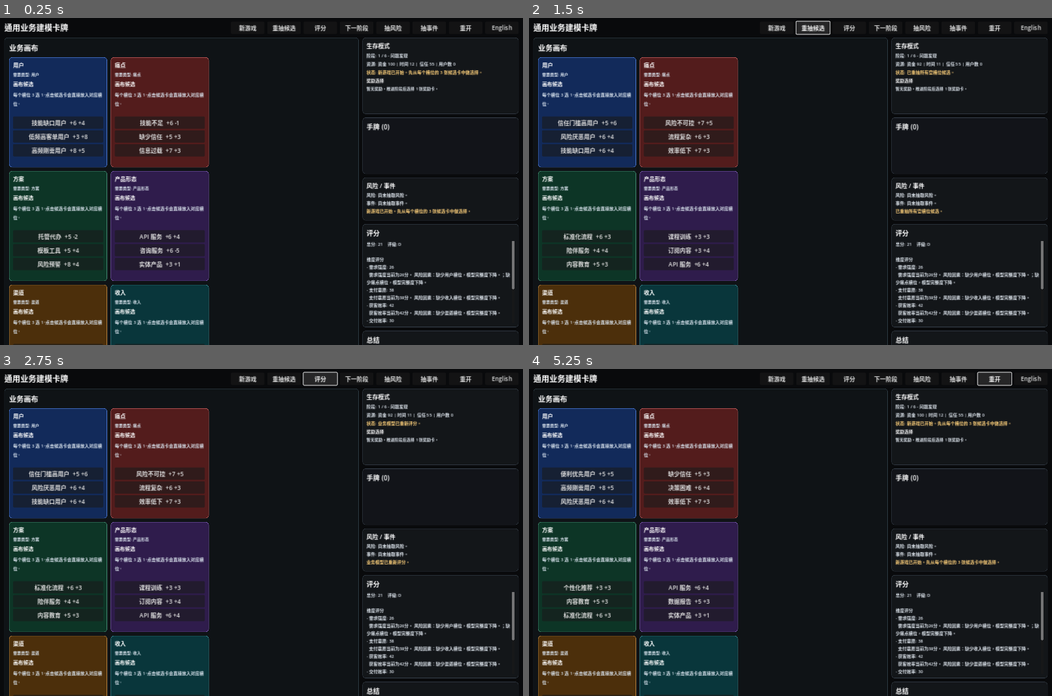
Above: before the commit, frames 1-4 (two rows, left to right).
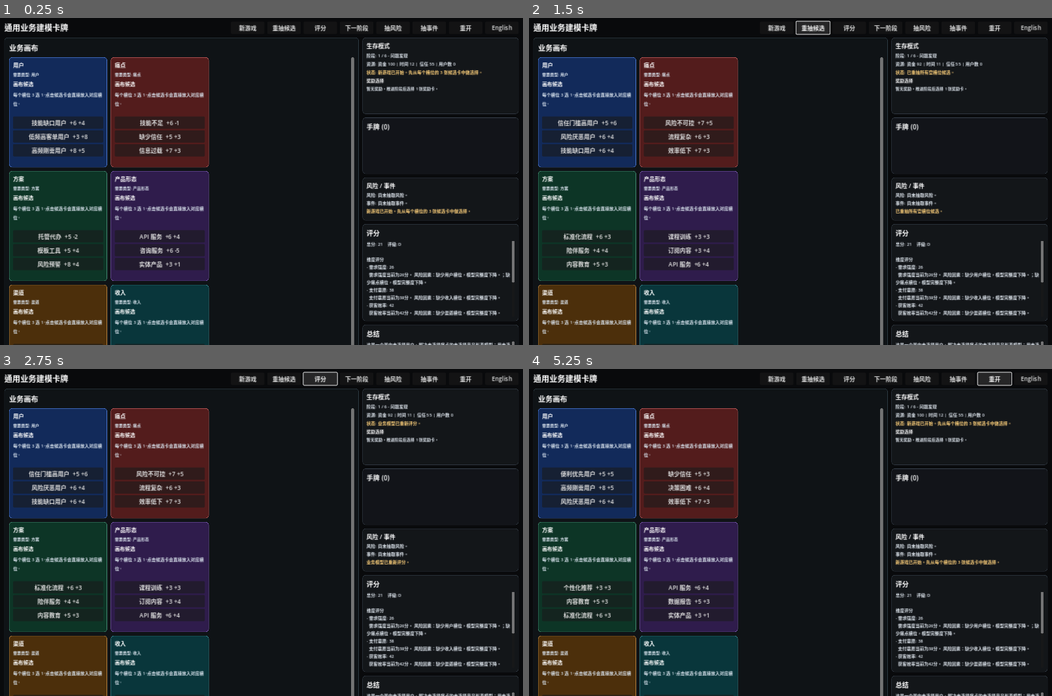
Above: after the commit, the same moments.

Repository: HelloKuoty/poker
Game: Godot game, scene res://scenes/main.tscn
Two runs of this game, one before a commit and one after it. Both use one fixed random seed, a clock stepped at 60 frames per second and the inputs below.
Inputs:
- Up to frame 1 (0.25 s): no input
- Up to frame 2 (1.5 s): click "新游戏" at 0.5 s; click "重抽候选" at 1.25 s
- Up to frame 3 (2.75 s): click "评分" at 2 s
- Up to frame 4 (5.25 s): click "下一阶段" at 2.75 s; click "抽风险" at 3.5 s; click "抽事件" at 4.25 s; click "重开" at 5 s

The runs differ from the first frame. In frame 1, 1.0% of the frame differs, in the area x 67-100%, y 12-100%; in frame 2, 1.0%; in frame 3, 1.0%; in frame 4, 1.0%.

Commit message:
Make board scrollable

Diff:
--- a/scripts/ui/board_view.gd
+++ b/scripts/ui/board_view.gd
@@ -12,6 +12,7 @@
 
 var localization: LocalizationManager
 var title_label: Label
+var scroll: ScrollContainer
 var grid: GridContainer
 
 
@@ -62,13 +63,18 @@
 	title_label.add_theme_color_override("font_color", Color.WHITE)
 	root.add_child(title_label)
 
+	scroll = ScrollContainer.new()
+	scroll.size_flags_vertical = Control.SIZE_EXPAND_FILL
+	scroll.size_flags_horizontal = Control.SIZE_EXPAND_FILL
+	scroll.horizontal_scroll_mode = ScrollContainer.SCROLL_MODE_DISABLED
+	root.add_child(scroll)
+
 	grid = GridContainer.new()
 	grid.columns = 2
 	grid.add_theme_constant_override("h_separation", 10)
 	grid.add_theme_constant_override("v_separation", 10)
-	grid.size_flags_vertical = Control.SIZE_EXPAND_FILL
 	grid.size_flags_horizontal = Control.SIZE_EXPAND_FILL
-	root.add_child(grid)
+	scroll.add_child(grid)
 
 
 func _clear_slots() -> void:
Not shown, changed: ITERATION_LOG.md
Not shown, changed: TODO.md
